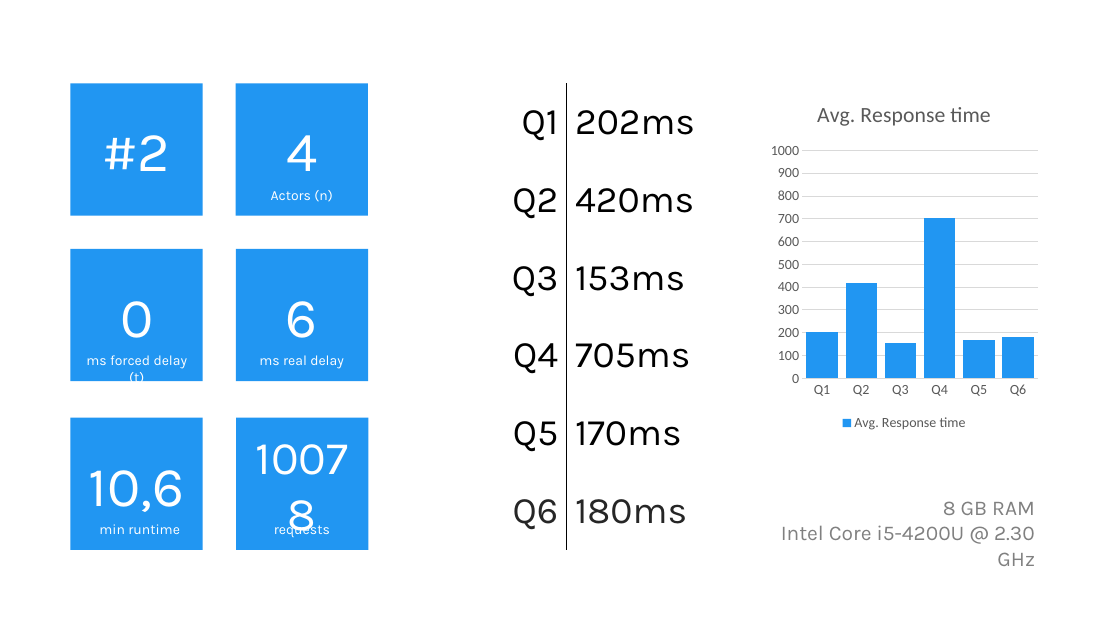
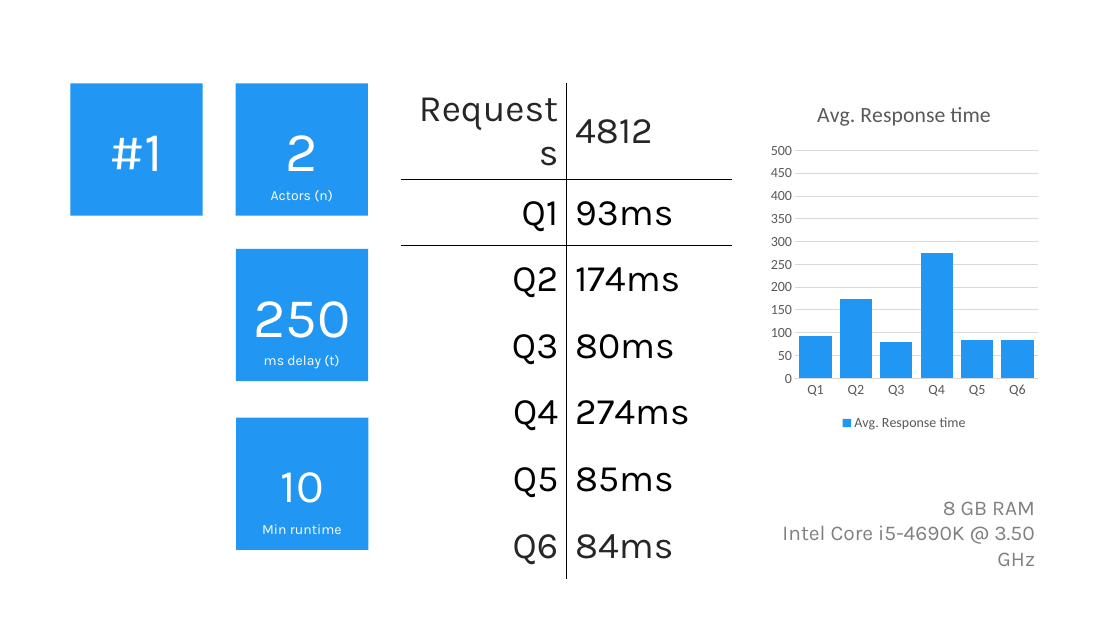
Before and after one commit to elordin/dbs, a slide deck: slide 1 of u07/Results.pptx (slide 2 before the commit). Drawn at 1120x630 pixels with LibreOffice and Linux fonts; fonts in the diff are those of the drawing. Boxes give left, top, right and bottom in pixels: in the first picture for what was removed or moved away, otherwise in the second. Text is boxed around its words. In the diff, an @@ line names an element or a change of style, - is before the commit and + after.

```diff
--- a/u07/Results.pptx
+++ b/u07/Results.pptx
@@ rectangle added at [71,83,202,215], fill #2196F2, 48 pt, text #FFFFFF @@
+#1
@@ rectangle "2": place and size @@
-rectangle "2" at [71,83,202,215]
+rectangle "2" at [235,83,367,215]
@@ rectangle removed at [235,83,367,215] @@
-4
@@ table at [402,83,733,569] @@
-row 1: Q1 | 202ms
-row 2: Q2 | 420ms
-row 3: Q3 | 153ms
-row 4: Q4 | 705ms
-row 5: Q5 | 170ms
-row 6: Q6 | 180ms
+row 1: Requests | 4812
+row 2: Q1 | 93ms
+row 3: Q2 | 174ms
+row 4: Q3 | 80ms
+row 5: Q4 | 274ms
+row 6: Q5 | 85ms
+row 7: Q6 | 84ms
@@ column chart at [765,83,1044,434] @@
-Avg. Response time: 200, 420, 150, 700, 170, 180
+Avg. Response time: 90, 170, 80, 270, 80, 80
@@ value axis changed @@
@@ text in rectangle at [285,135,317,171]: text changed @@
-#2
+2
@@ rectangle removed at [71,249,202,381] @@
-0
@@ text in rectangle at [253,301,350,338]: text changed @@
-6
+250
@@ text removed at [86,355,188,386] @@
-ms forced delay (t)
@@ text at [264,355,339,369]: text changed @@
-ms real delay
+ms delay (t)
@@ rectangle removed at [71,418,202,549] @@
-10,6
@@ text in rectangle at [281,472,324,503]: text changed @@
-10078
+10
@@ text at [262,524,342,534]: text changed @@
-min runtime
+Min runtime
@@ text removed at [274,521,330,537] @@
-requests
@@ text at [782,525,1034,540]: text changed @@
-Intel Core i5-4200U @ 2.30 GHz
+Intel Core i5-4690K @ 3.50 GHz
```
Also in this commit, not shown: 3 other slides changed, 1 other file.
